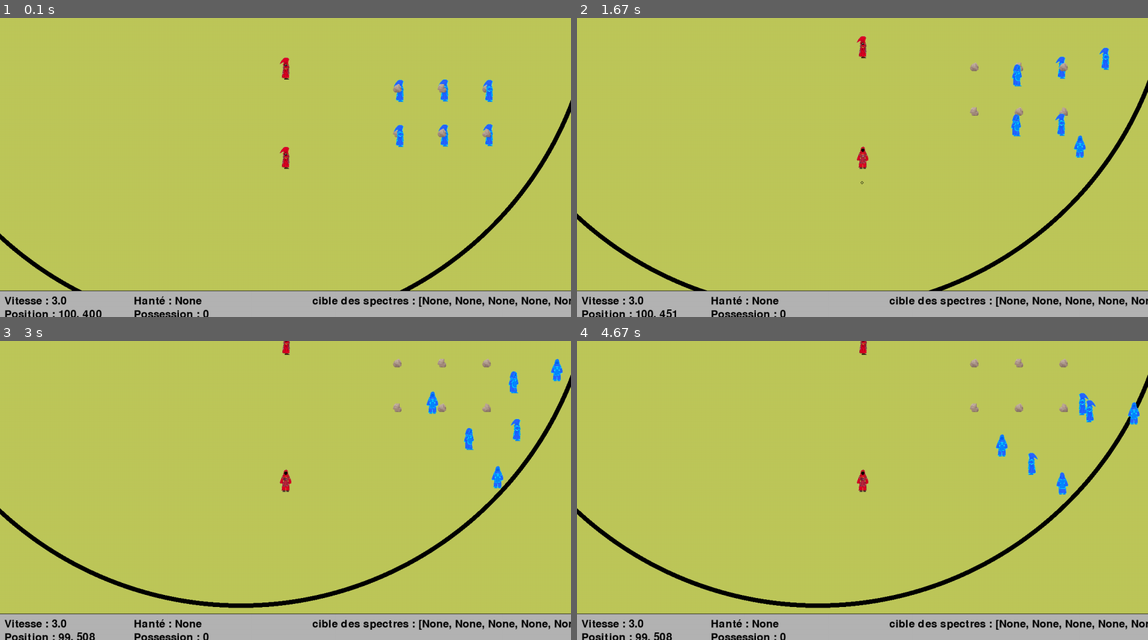
Above: before the commit, frames 1-4 (two rows, left to right).
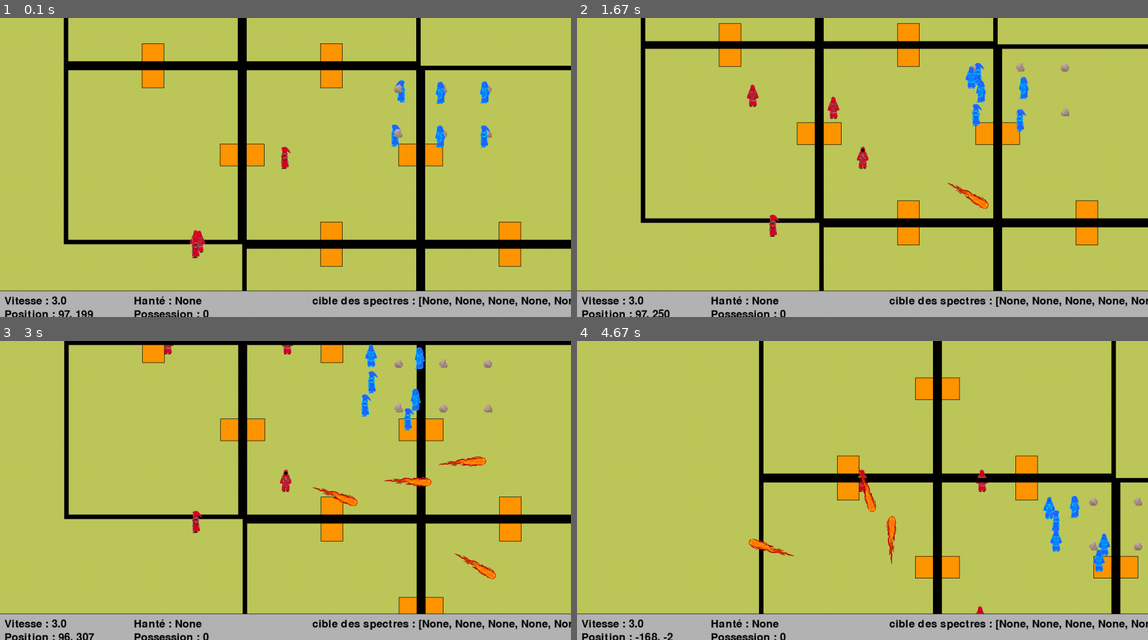
Above: after the commit, the same moments.

Repository: raphaeldupoux2/EvoWars2
Game: pygame game, started from anew/main.py
Same seed, same stepped clock (60 frames per second), same inputs: the game is played once before the commit and once after it.
Inputs (mouse positions are in pixels of both pictures, inside the frame that each line leads up to):
- Up to frame 1 (0.1 s): no input
- Up to frame 2 (1.67 s): click (862, 167) at 0.38 s; tap A at 0.67 s; click (931, 194) at 1.05 s; right-click (862, 203) at 1.38 s
- Up to frame 3 (3 s): click (502, 601) at 1.72 s; click (399, 466) at 2.05 s; click (462, 484) at 2.38 s; click (485, 547) at 2.72 s
- Up to frame 4 (4.67 s): click (885, 478) at 3.05 s; click (736, 436) at 3.38 s; click (691, 601) at 3.72 s; tap Space at 4.07, 4.37 s; click (771, 391) at 4.08 s; click (896, 574) at 4.55 s

The runs differ from the first frame. In frame 1, 13% of the frame differs, in the area x 0-100%, y 0-100%; in frame 2, 13%; in frame 3, 13%; in frame 4, 11%.

Commit message:
ajout de salle

Diff:
--- a/anew/game_instance.py
+++ b/anew/game_instance.py
@@ -3,6 +3,7 @@
 
 from anew.set_up import PygameSetUp
 from anew.world import World
+from anew.world.player import Marqueur
 
 
 class GameInstance:
@@ -29,15 +30,28 @@
 
     def joueur_deplacement(self, event):
         if event.type == pygame.MOUSEBUTTONDOWN:
-            if event.button == 3:  # souris clic gauche
-                self.world.personnage_control.position_affectee.x_abs = event.pos[0] + self.world.camera.x_abs
-                self.world.personnage_control.position_affectee.y_abs = event.pos[1] + self.world.camera.y_abs
+            if event.button == 3:  # souris clic droit
+                self.world.marqueur = []
+                self.world.personnage_control.position_affectee = Marqueur(self.world, (event.pos[0] + self.world.camera.x_abs, event.pos[1] + self.world.camera.y_abs))
+
+    def joueur_fireball_power(self, event):
+        if event.type == pygame.MOUSEBUTTONDOWN:
+            if event.button == 1:  # souris clic gauche
+                self.world.personnage_control.fireball_power(event.pos)
+
+    def joueur_change_de_zone(self, event):
+        if event.type == pygame.KEYDOWN:  # Vérifie si une touche a été enfoncée
+            if event.key == pygame.K_a:
+                print("A")
+                self.world.personnage_control.passage_entre_zone()
 
     def event(self):
         for event in pygame.event.get():
             self.exit(event)
             self.joueur_deplacement(event)
             self.change_control_joueur(event)
+            self.joueur_fireball_power(event)
+            self.joueur_change_de_zone(event)
 
     def game(self):
         f1 = self.conf.fenetres.add_sous_fenetre(self.conf.main_window, (0, 0), self.screen_width, self.screen_height*0.85 - 1, "campagne")
--- /dev/null
+++ b/anew/load_png/boule_de_feu.py
@@ -0,0 +1,21 @@
+import random
+import pygame
+
+
+class ImageBouleDeFeu:
+    W_DECAL = 1 / 2
+    H_DECAL = 1 / 2
+
+    def __init__(self, dimension):
+        self.width, self.height = dimension
+        self.png_path = "picture/boule_de_feu.png"
+        self.png = self.load_png()
+
+    def load_png(self):
+        image = pygame.image.load(self.png_path).convert_alpha()
+        image = pygame.transform.scale(image, (self.width, self.height))
+        flipped_image = pygame.transform.flip(image, random.choice([True, False]), random.choice([True, False]))
+        return image
+
+    def reload_png(self):
+        self.png = self.load_png()
--- a/anew/load_png/pierre.py
+++ b/anew/load_png/pierre.py
@@ -3,6 +3,9 @@
 
 
 class ImageStone:
+    W_DECAL = 1/2
+    H_DECAL = 50/125
+
     def __init__(self, dimension):
         self.width, self.height = dimension
         self.liste_png_path = ["picture/pierre/pierre.png",
--- /dev/null
+++ b/anew/path_finding.py
@@ -0,0 +1,124 @@
+class Node():
+    """A node class for A* Pathfinding"""
+
+    def __init__(self, parent=None, position=None):
+        self.parent = parent
+        self.position = position
+
+        self.g = 0  # G distance entre le noeud courant et celui de départ.
+        self.h = 0  # H is the heuristic — estimated distance from the current node to the end node.
+        self.f = 0  # F is the total cost of the node.
+
+    def __eq__(self, other):
+        return self.position == other.position
+
+
+def astar(maze, start, end):
+    """Returns a list of tuples as a path from the given start to the given end in the given maze"""
+
+    # Create start and end node
+    start_node = Node(None, start)
+    end_node = Node(None, end)
+
+    # Initialize both open and closed list
+    open_list = []
+    closed_list = []
+
+    # Add the start node
+    open_list.append(start_node)
+
+    # Loop until you find the end
+    while len(open_list) > 0:
+
+        # Get the current node
+        current_node = open_list[0]
+
+        # Pour revenir sur une ancienne case dont le f est inférieur
+        for item in open_list:
+            if item.f < current_node.f:
+                current_node = item
+
+        # Pop current off open list, add to closed list
+        # On vérouille le noeud trouvé en la mettant dans la liste fermée
+        open_list.remove(current_node)
+        closed_list.append(current_node)
+
+        # Found the goal: renvoie le path quand on est arrivé sur la derniere case
+        if current_node == end_node:
+            path = []
+            current = current_node
+            while current is not None:
+                path.append(current.position)
+                current = current.parent
+            return path[::-1]  # Return reversed path
+
+        # Generate children
+        children = []
+        for new_position in [(0, -1), (0, 1), (-1, 0), (1, 0), (-1, -1), (-1, 1), (1, -1), (1, 1)]:  # Adjacent squares
+
+            # Get node position
+            node_position = (current_node.position[0] + new_position[0], current_node.position[1] + new_position[1])
+
+            # Make sure within range
+            if node_position[0] > (len(maze) - 1) or node_position[0] < 0 or node_position[1] > (len(maze[len(maze)-1]) -1) or node_position[1] < 0:
+                print("not in range")
+                continue
+
+            # Make sure walkable terrain
+            if maze[node_position[0]][node_position[1]] != 0:
+                print("!=0")
+                continue
+
+            # Create new node
+            new_node = Node(current_node, node_position)
+
+            # Append
+            children.append(new_node)
+            # children recueille toutes les cases valides (où l'on peut se déplacer)
+
+        # Loop through children
+        for child in children:
+
+            # Child is on the closed list
+            for closed_child in closed_list:
+                if child == closed_child:
+                    print("closed_child")
+                    continue
+
+            # Create the f, g, and h values
+            child.g = current_node.g + 1
+            child.h = ((child.position[0] - end_node.position[0]) ** 2) + ((child.position[1] - end_node.position[1]) ** 2)
+            child.f = child.g + child.h
+
+            # Child is already in the open list
+            for open_node in open_list:
+                if child == open_node and child.g > open_node.g:
+                    print("child")
+                    continue
+
+            # Add the child to the open list
+            open_list.append(child)
+
+
+def main():
+
+    maze = [[0, 0, 0, 0, 1, 0, 0, 0, 0, 0],
+            [0, 0, 0, 0, 1, 0, 0, 0, 0, 0],
+            [0, 0, 0, 0, 1, 0, 0, 0, 0, 0],
+            [0, 0, 0, 0, 1, 0, 0, 0, 0, 0],
+            [0, 0, 0, 0, 1, 0, 0, 0, 0, 0],
+            [0, 0, 0, 0, 0, 0, 0, 0, 0, 0],
+            [0, 0, 0, 0, 1, 0, 0, 0, 0, 0],
+            [0, 0, 0, 0, 1, 0, 0, 0, 0, 0],
+            [0, 0, 0, 0, 1, 0, 0, 0, 0, 0],
+            [0, 0, 0, 0, 0, 0, 0, 0, 0, 0]]
+
+    start = (0, 0)
+    end = (1, 6)
+
+    path = astar(maze, start, end)
+    print(path)
+
+
+if __name__ == '__main__':
+    main()
--- a/anew/world/__init__.py
+++ b/anew/world/__init__.py
@@ -9,6 +9,7 @@
 class World:
     dimension_humain = (27, 60)
     dimension_pt = (20, 20)
+    cote_zone = 400
 
     def __init__(self, conf):
         self.conf = conf
@@ -16,17 +17,41 @@
         self.player = []
         self.spectre = []
         self.pierre_tombale = []
+        self.fireball = []
         self.marqueur = []
         self.zone = []
 
-        zone = Zone(self, (0, 0), 800)
+        self.camera = Camera(self, (100, 100))
 
-        player1 = Player(self, (100, 400), 3, self.dimension_humain, 300, 500, zone, numero=1)
-        player2 = Player(self, (100, 200), 3, self.dimension_humain, 300, 500, zone, numero=2)
+        # ZONE 1 Cimetière
+        zone = Zone(self, (0, 0), self.cote_zone)
+        player1 = Player(self, (100, 200), 3, self.dimension_humain, 300, 500, zone, numero=1)
+        Cimetiere(self, (350, 50), zone)
 
-        Cimetiere(self, (350, 250))
+        self.camera.cible = player1
 
-        self.camera = Camera(self, (100, 100), player2)
+        # ZONE 2
+        zone2 = Zone(self, (-self.cote_zone, 0), self.cote_zone)
+        player2 = Player(self, (-100, 400), 3, self.dimension_humain, 300, 500, zone2, numero=2)
+
+        # ZONE 3
+        zone3 = Zone(self, (-self.cote_zone, -self.cote_zone), self.cote_zone)
+        player3 = Player(self, (-100, 400), 3, self.dimension_humain, 300, 500, zone3, numero=3)
+
+        # ZONE 4
+        zone4 = Zone(self, (0, -self.cote_zone), self.cote_zone)
+        player4 = Player(self, (-100, 400), 3, self.dimension_humain, 300, 500, zone4, numero=4)
+
+        zone5 = Zone(self, (0, self.cote_zone), self.cote_zone)
+
+        zone6 = Zone(self, (self.cote_zone, 0), self.cote_zone)
+
+        zone7 = Zone(self, (self.cote_zone, self.cote_zone), self.cote_zone)
+        #
+        # zone8 = Zone(self, (0, -self.cote_zone), self.cote_zone)
+
+        for z in self.zone:
+            z.placement_tapis()
 
         self.indice_personnage_control = 0
         self.liste_personnage_control = []
@@ -34,7 +59,7 @@
 
     @property
     def all_objects(self):
-        return self.player + self.spectre + self.pierre_tombale + [self.camera] + self.marqueur + self.zone
+        return self.player + self.spectre + self.pierre_tombale + [self.camera] + self.marqueur + self.zone + self.fireball
 
     @property
     def all_objects_sorted(self):
@@ -52,6 +77,8 @@
         for o in self.all_objects_sorted:
             o.behavior(window)
         self.camera.cible = self.personnage_control
+        print(self.marqueur)
+        # print(self.zone[0].rect.midleft, self.zone[1].rect.midright)
 
     def affiche_stat(self, w):
         police = pygame.font.Font(None, 36)
--- a/anew/world/acteur.py
+++ b/anew/world/acteur.py
@@ -5,15 +5,16 @@
 
 class Famille:
     def __init__(self, type_objet, vivant):
-        self.type_objet: str = type_objet  # "creature" / "objet" / "lieu" / "abstrait" / "marqueur"
+        self.type_objet: str = type_objet  # "creature" / "objet" / "lieu" / "abstrait" / "marqueur", "projectile"
         self.vivant: bool = vivant
 
 
 class Acteur(ABC):
-    def __init__(self, monde, type_objet, coords: tuple, vitesse: float = 0, vivant=None):
+    def __init__(self, monde, type_objet, coords: tuple, zone=None, vitesse: float = 0, vivant=None):
         self.monde = monde
         self.famille = Famille(type_objet, vivant)
         self.x_abs, self.y_abs = coords
+        self.zone = zone
         self.vitesse = vitesse
         self.vitesse_ref = vitesse
 
@@ -50,6 +51,8 @@
                 (position[1] - self.vitesse * 2 <= self.y <= position[1] + self.vitesse * 2)
         ):
             self.move_in_direction(self.direction_radian_vers(position))
+        else:
+            return True
 
     def direction_radian_vers(self, position: tuple):
         return math.atan2(position[1] - self.y, position[0] - self.x)
--- /dev/null
+++ b/anew/world/boule_de_feu.py
@@ -0,0 +1,33 @@
+import pygame
+import math
+
+from anew.load_png.boule_de_feu import ImageBouleDeFeu
+from anew.world.acteur import Acteur
+
+
+class BouleDeFeu(Acteur):
+    def __init__(self, monde, coords, vitesse, direction):
+        super().__init__(monde, "projectile", coords, zone=None, vitesse=vitesse)
+        self.image = ImageBouleDeFeu(dimension=(33, 200))
+        self.direction = direction
+        self.monde.fireball.append(self)
+
+    def frottement(self):
+        self.vitesse -= 0.08
+        if self.vitesse <= 0:
+            self.vitesse = 0
+
+    def consumation(self):
+        if self.vitesse <= 3:
+            self.monde.fireball.remove(self)
+
+    def print_image(self, w):
+        rotated_image = pygame.transform.rotate(self.image.png, - self.direction * 180 / math.pi - 90)
+        rect = rotated_image.get_rect()
+        w.window.blit(rotated_image, (self.x - rect.width / 2, self.y - rect.height / 2))
+
+    def behavior(self, w):
+        self.frottement()
+        self.consumation()
+        self.move_in_direction(self.direction)
+        self.print_image(w)
--- a/anew/world/domaine_mortuaire/cimetiere.py
+++ b/anew/world/domaine_mortuaire/cimetiere.py
@@ -4,12 +4,12 @@
 
 
 class Cimetiere(Acteur):
-    def __init__(self, monde, coords):
-        super().__init__(monde, "lieu", coords)
+    def __init__(self, monde, coords, zone):
+        super().__init__(monde, "lieu", coords, zone)
         for j in range(2):
             for i in range(3):
                 pt = PierreTombale(monde, (self.x_abs + 100*i, self.y_abs + 100*j), monde.dimension_pt)
-                e = Spectre(monde, (self.x_abs + 100*i, self.y_abs + 100*j), 1, monde.dimension_humain)
+                e = Spectre(monde, (self.x_abs + 100*i, self.y_abs + 100*j), 1, monde.dimension_humain, zone)
                 e.pierre_tombale = pt
 
     def behavior(self, w):
--- a/anew/world/domaine_mortuaire/pierre_tombale.py
+++ b/anew/world/domaine_mortuaire/pierre_tombale.py
@@ -15,7 +15,7 @@
         pygame.draw.circle(w.window, (0, 0, 0), [self.x, self.y], self.radius, 1)
 
     def print_image(self, w):
-        w.window.blit(self.image.png, (self.x - self.image.width * 1/2, self.y - self.image.height * 50/125))
+        w.window.blit(self.image.png, (self.x - self.image.width * self.image.W_DECAL, self.y - self.image.height * self.image.H_DECAL))
 
     def behavior(self, w):
         self.print_image(w)
--- a/anew/world/domaine_mortuaire/spectre.py
+++ b/anew/world/domaine_mortuaire/spectre.py
@@ -1,5 +1,7 @@
 import math
 import random
+
+import pygame
 
 from anew.load_png.sorcier import ImageSorcier
 from anew.world.acteur import Acteur, normalize_angle
@@ -8,8 +10,8 @@
 class Spectre(Acteur):
     vitesse_naturelle = 1
 
-    def __init__(self, monde, coords: tuple, vitesse, dimension):
-        super().__init__(monde, "creature", coords, vitesse=vitesse)
+    def __init__(self, monde, coords: tuple, vitesse, dimension, zone):
+        super().__init__(monde, "creature", coords, zone=zone, vitesse=vitesse, vivant=False)
         self.image = ImageSorcier(dimension, 'picture/sorcier_fantome.png')
         self._cible_potentiel = self.monde.player
         self.cible = None
@@ -31,6 +33,10 @@
             self.direction = self.direction_radian_vers((self.pierre_tombale.x, self.pierre_tombale.y))
             self.cible = None
 
+    def move_respecte_zone(self):  # si il s'éloigne trop de la zone alors il est stoppé
+        if not self.zone.is_point_inside((self.x, self.y)):
+            self.direction = self.direction_radian_vers(self.zone.rect.center)
+
     def chasse_cible_potentiel_dans_aire_pierre_tombale(self):  # si quelqu'un s'approche trop près de la pierre tombale alors il le prend pour cible
         for c in self._cible_potentiel:
             if self.pierre_tombale.distance_avec((c.x, c.y)) <= self.pierre_tombale.radius:
@@ -38,6 +44,7 @@
                     self.cible = c
 
     def direction_calcul(self):
+        self.move_respecte_zone()
         if self.pierre_tombale is not None:
             self.respecte_pierre_tombale_limite()
             self.chasse_cible_potentiel_dans_aire_pierre_tombale()
@@ -75,8 +82,11 @@
         if self.cible is not None:
             self.possession_power()
 
+    def affiche_radius(self, w):
+        pygame.draw.circle(w.window, (0, 0, 0), (self.x, self.y), self.slow_radius, 1)
+
     def behavior(self, w):
         self.move()
         self.print_image(w)
         self.power()
-        # affiche_radius(w, (self.x, self.y), self.radius)
+        # self.affiche_radius(w)
--- a/anew/world/player.py
+++ b/anew/world/player.py
@@ -2,6 +2,7 @@
 
 from anew.load_png.sorcier import ImageSorcier
 from anew.world.acteur import Acteur
+from anew.world.boule_de_feu import BouleDeFeu
 from anew.world.effet import Effet
 from anew.world.etat import Etat
 
@@ -10,11 +11,11 @@
     vitesse_naturelle = 3
 
     def __init__(self, monde, coords: tuple, vitesse, dimension, slow_max: int, possession_max: int, zone, numero):
-        super().__init__(monde, "creature", coords, vitesse=vitesse, vivant=True)
+        super().__init__(monde, "creature", coords, zone=zone, vitesse=vitesse, vivant=True)
         self.image = ImageSorcier(dimension, 'picture/sorcier_rouge.png')
         self.etat = Etat(slow_max, possession_max)
         self.effet_subis = Effet(self.monde, self, self.etat)
-        self.position_affectee = Marqueur(monde, (self.x_abs, self.y_abs))
+        self.position_affectee = None
         self.zone = zone
         self.numero = numero
         self.monde.player.append(self)
@@ -27,15 +28,41 @@
         self.image.refresh_cropped_png()
 
     def move_to_position(self, position):
-        super().move_to_position(position)
         self.image.angle = self.direction_degree_vers(position)
+        return super().move_to_position(position)
 
     def move_respecte_zone(self):  # si il s'éloigne trop de la zone alors il est stoppé
-        if self.distance_avec((self.zone.x, self.zone.y)) > self.zone.radius:
-            self.move_to_position((self.zone.x, self.zone.y))
+        if not self.zone.is_point_inside((self.x, self.y)):
+            self.move_to_position(self.zone.rect.center)
+            self.position_affectee = None
+            self.monde.marqueur = []
         else:
             if self.etat.possession['is_controled'] is False:
-                self.move_to_position((self.position_affectee.x, self.position_affectee.y))
+                if self.position_affectee is not None:
+                    self.move_to_position((self.position_affectee.x, self.position_affectee.y))
+
+    def fireball_power(self, coords):
+        direction = self.direction_radian_vers(coords)
+        BouleDeFeu(self.monde, (self.x_abs, self.y_abs), 10, direction)
+
+    def passage_entre_zone(self):
+        for z in self.monde.zone:
+            if self.zone.rect.midright == z.rect.midleft:  # z est sur la droite
+                if self.zone.tapis_right.collidepoint((self.x, self.y)):
+                    self.zone = z
+                    break
+            elif self.zone.rect.midleft == z.rect.midright:  # z est sur la gauche
+                if self.zone.tapis_left.collidepoint((self.x, self.y)):
+                    self.zone = z
+                    break
+            elif self.zone.rect.midtop == z.rect.midbottom:  # z est en haut
+                if self.zone.tapis_top.collidepoint((self.x, self.y)):
+                    self.zone = z
+                    break
+            elif self.zone.rect.midbottom == z.rect.midtop:  # z est en bas
+                if self.zone.tapis_bot.collidepoint((self.x, self.y)):
+                    self.zone = z
+                    break
 
     def behavior(self, w):
         self.print_image(w)
@@ -48,5 +75,8 @@
         super().__init__(monde, "marqueur", position)
         self.monde.marqueur.append(self)
 
+    def __repr__(self):
+        return f"{self.x_abs, self.y_abs}"
+
     def behavior(self, w):
         pygame.draw.circle(w.window, (0, 0, 0), [self.x, self.y], 3, 1)
--- a/anew/world/zone.py
+++ b/anew/world/zone.py
@@ -4,13 +4,72 @@
 
 
 class Zone(Acteur):
+    l_tapis = 50
+    r_tapis = 50
+
     def __init__(self, monde, coords, radius):
         super().__init__(monde, 'lieu', coords)
         self.radius = radius
+        self.rect = pygame.Rect(self.x, self.y, radius, radius)  # (x, y, largeur, hauteur)
+
+        self.tapis_top = None
+        self.tapis_bot = None
+        self.tapis_left = None
+        self.tapis_right = None
+
         self.monde.zone.append(self)
 
+    @property
+    def tapis(self):
+        return [self.tapis_top, self.tapis_bot, self.tapis_left, self.tapis_right]
+
+    def is_point_inside(self, coords):
+        return self.rect.collidepoint(coords)
+
+    def is_point_on_any_carpet(self, coords):
+        for t in self.tapis:
+            if t:
+                if t.collidepoint(coords):
+                    print(t.x, t.y)
+                    return True
+        return False
+
     def affiche(self, w):
-        pygame.draw.circle(w.window, (0, 0, 0), [self.x, self.y], self.radius, 10)
+        for t in self.tapis:
+            if t:
+                pygame.draw.rect(w.window, (255, 150, 0), t)
+                pygame.draw.rect(w.window, (0, 0, 0), t, 1)  # Contour
+        pygame.draw.rect(w.window, (0, 0, 0), self.rect, 10)
+
+    def update_zone(self):
+        self.rect.x, self.rect.y = self.x, self.y
+        self.rect.width, self.rect.height = self.radius, self.radius
+
+    def update_tapis(self):
+        if self.tapis_top is not None:
+            self.tapis_top.midtop = self.rect.midtop
+        if self.tapis_bot is not None:
+            self.tapis_bot.midbottom = self.rect.midbottom
+        if self.tapis_left is not None:
+            self.tapis_left.midleft = self.rect.midleft
+        if self.tapis_right is not None:
+            self.tapis_right.midright = self.rect.midright
+
+    def placement_tapis(self):
+        for z in self.monde.zone:
+            if self.rect.midright == z.rect.midleft:  # z est sur la droite
+                self.tapis_right = pygame.Rect(self.rect.midright[0], self.rect.midright[1], Zone.l_tapis, Zone.r_tapis)
+
+            if self.rect.midleft == z.rect.midright:  # z est sur la gauche
+                self.tapis_left = pygame.Rect(self.rect.midleft[0], self.rect.midleft[1], Zone.l_tapis, Zone.r_tapis)
+
+            if self.rect.midtop == z.rect.midbottom:  # z est en haut
+                self.tapis_top = pygame.Rect(self.rect.midtop[0], self.rect.midtop[1], Zone.l_tapis, Zone.r_tapis)
+
+            if self.rect.midbottom == z.rect.midtop:  # z est en bas
+                self.tapis_bot = pygame.Rect(self.rect.midbottom[0], self.rect.midbottom[1], Zone.l_tapis, Zone.r_tapis)
 
     def behavior(self, w):
+        self.update_zone()
+        self.update_tapis()
         self.affiche(w)
Binary file added: anew/picture/boule_de_feu.png
